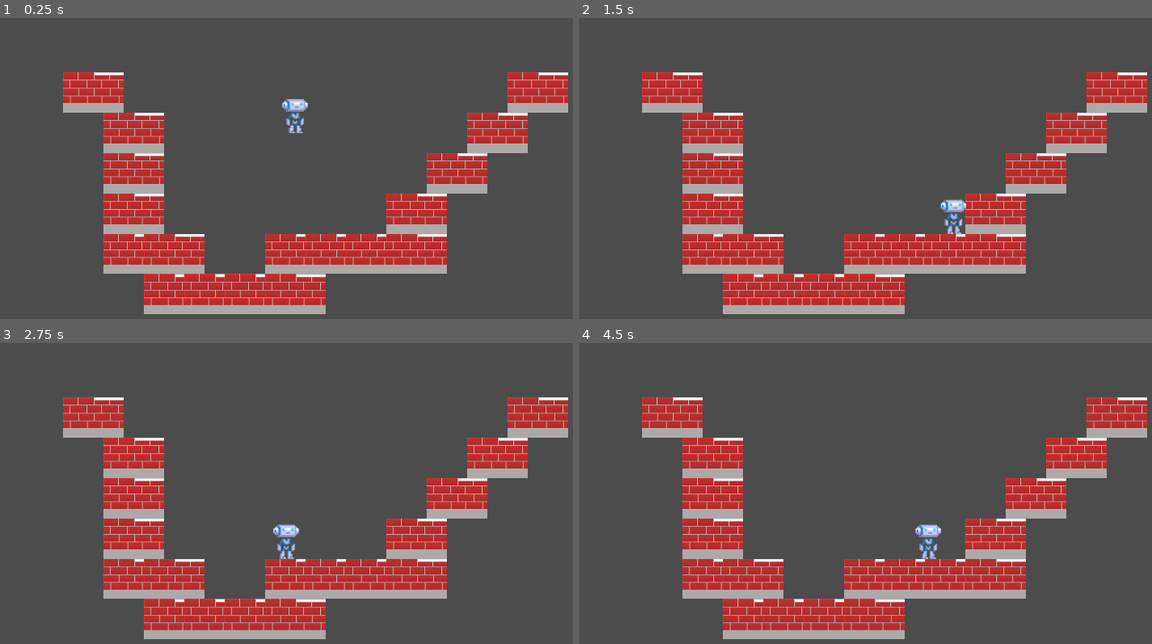
Above: before the commit, frames 1-4 (two rows, left to right).
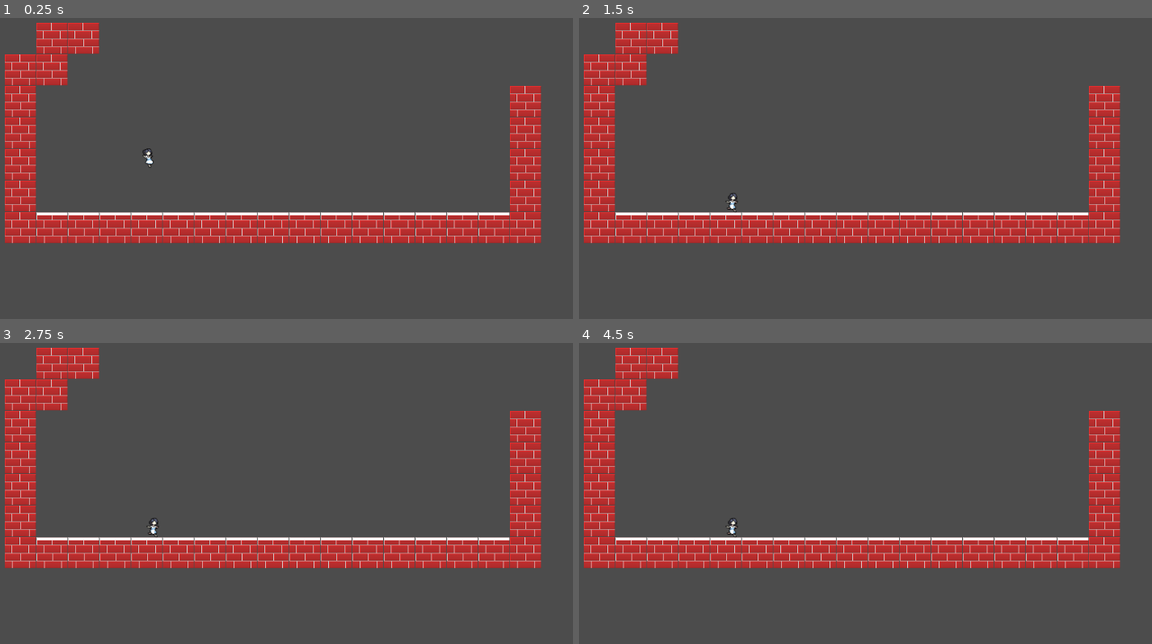
Above: after the commit, the same moments.

Repository: marcelo-lemos/Softwarrior
Game: Godot game, scene res://Maps/Map.tscn
The game is run twice, just before and just after one commit, with the same random seed, the same clock (stepped at 60 frames per second) and the same inputs. Before the commit the project starts from res://Nodes/Stages/TestStage.tscn.
Inputs:
- Up to frame 1 (0.25 s): no input
- Up to frame 2 (1.5 s): hold Right (ui_right) from 0.53 s (still down); tap X (attack, bound only after the commit) at 0.6 s; tap Z (jump, bound only after the commit) at 0.77, 0.8, 1.07, 1.35 s
- Up to frame 3 (2.75 s): tap Z (jump, bound only after the commit) at 1.52, 1.82, 2.3 s; tap X (attack, bound only after the commit) at 1.55, 2.1 s; tap Enter at 2 s; release Right (ui_right) at 2.03 s; hold Left (ui_left) from 2.03 s (still down)
- Up to frame 4 (4.5 s): release Left (ui_left) at 2.78 s; hold Right (ui_right) 2.78-4.28 s; tap X (attack, bound only after the commit) at 2.85, 4.35 s; tap Z (jump, bound only after the commit) at 3.02, 3.32, 3.6, 3.77, 4.07 s; tap Space at 4.25 s; hold Left (ui_left) from 4.28 s (still down)

The runs differ from the first frame. In frame 1, 34% of the frame differs, in the area x 0-100%, y 1-99%; in frame 2, 33%; in frame 3, 33%; in frame 4, 33%.
Error after the commit: Invalid call. Nonexistent function 'play' in base 'Nil'. (res://Nodes/Combat/Katana.gd:44)

Commit message:
inicio combate melee

Diff:
--- /dev/null
+++ b/game/Maps/Map.tscn
@@ -0,0 +1,89 @@
+[gd_scene load_steps=8 format=2]
+
+[ext_resource path="res://Maps/tileset.png" type="Texture" id=1]
+[ext_resource path="res://Nodes/Characters/Player/Player.tscn" type="PackedScene" id=2]
+
+[sub_resource type="ConvexPolygonShape2D" id=1]
+points = PoolVector2Array( 0, 0, 49, 0, 49, 49, 0, 49 )
+
+[sub_resource type="ConvexPolygonShape2D" id=2]
+points = PoolVector2Array( 0, 47.8125, 0.416687, 1.97919, 47.6389, 48.507 )
+
+[sub_resource type="ConvexPolygonShape2D" id=3]
+points = PoolVector2Array( 48.0278, 47.8125, 0, 47.8125, 48.7222, 0.590302 )
+
+[sub_resource type="ConvexPolygonShape2D" id=4]
+points = PoolVector2Array( 0, 0, 49, 0, 49, 49, 0, 49 )
+
+[sub_resource type="TileSet" id=5]
+0/name = "tileset.png 0"
+0/texture = ExtResource( 1 )
+0/tex_offset = Vector2( 0, 0 )
+0/modulate = Color( 1, 1, 1, 1 )
+0/region = Rect2( 0, 0, 49, 49 )
+0/tile_mode = 0
+0/occluder_offset = Vector2( 0, 0 )
+0/navigation_offset = Vector2( 0, 0 )
+0/shapes = [ {
+"autotile_coord": Vector2( 0, 0 ),
+"one_way": false,
+"one_way_margin": 1.0,
+"shape": SubResource( 1 ),
+"shape_transform": Transform2D( 1, 0, 0, 1, 0, 0 )
+} ]
+0/z_index = 0
+1/name = "tileset.png 1"
+1/texture = ExtResource( 1 )
+1/tex_offset = Vector2( 0, 0 )
+1/modulate = Color( 1, 1, 1, 1 )
+1/region = Rect2( 101, 0, 97, 51 )
+1/tile_mode = 2
+1/autotile/icon_coordinate = Vector2( 0, 0 )
+1/autotile/tile_size = Vector2( 49, 49 )
+1/autotile/spacing = 0
+1/autotile/occluder_map = [  ]
+1/autotile/navpoly_map = [  ]
+1/autotile/z_index_map = [  ]
+1/occluder_offset = Vector2( 0, 0 )
+1/navigation_offset = Vector2( 0, 0 )
+1/shapes = [ {
+"autotile_coord": Vector2( 1, 0 ),
+"one_way": false,
+"one_way_margin": 1.0,
+"shape": SubResource( 2 ),
+"shape_transform": Transform2D( 1, 0, 0, 1, 0, 0 )
+}, {
+"autotile_coord": Vector2( 0, 0 ),
+"one_way": false,
+"one_way_margin": 1.0,
+"shape": SubResource( 3 ),
+"shape_transform": Transform2D( 1, 0, 0, 1, 0, 0 )
+} ]
+1/z_index = 0
+2/name = "tileset.png 2"
+2/texture = ExtResource( 1 )
+2/tex_offset = Vector2( 0, 0 )
+2/modulate = Color( 1, 1, 1, 1 )
+2/region = Rect2( 49, 0, 49, 49 )
+2/tile_mode = 0
+2/occluder_offset = Vector2( 0, 0 )
+2/navigation_offset = Vector2( 0, 0 )
+2/shapes = [ {
+"autotile_coord": Vector2( 0, 0 ),
+"one_way": false,
+"one_way_margin": 1.0,
+"shape": SubResource( 4 ),
+"shape_transform": Transform2D( 1, 0, 0, 1, 0, 0 )
+} ]
+2/z_index = 0
+
+[node name="Map" type="Node"]
+
+[node name="TileMap" type="TileMap" parent="."]
+tile_set = SubResource( 5 )
+cell_size = Vector2( 50, 50 )
+format = 1
+tile_data = PoolIntArray( 1, 262162, 0, 65539, 0, 0, 65540, 0, 0, 131074, 0, 0, 131075, 0, 0, 196610, 0, 0, 196626, 0, 0, 262146, 0, 0, 262162, 0, 0, 327682, 0, 0, 327698, 0, 0, 393218, 0, 0, 393234, 0, 0, 458754, 0, 0, 458755, 2, 0, 458756, 2, 0, 458757, 2, 0, 458758, 2, 0, 458759, 2, 0, 458760, 2, 0, 458761, 2, 0, 458762, 2, 0, 458763, 2, 0, 458764, 2, 0, 458765, 2, 0, 458766, 2, 0, 458767, 2, 0, 458768, 2, 0, 458769, 2, 0, 458770, 0, 0 )
+
+[node name="Player" parent="." instance=ExtResource( 2 )]
+position = Vector2( 328.246, 237.836 )
--- /dev/null
+++ b/game/Nodes/Characters/BaseChar.tscn
@@ -0,0 +1,20 @@
+[gd_scene load_steps=3 format=2]
+
+[ext_resource path="res://Nodes/Characters/BaseController.gd" type="Script" id=1]
+
+[sub_resource type="CapsuleShape2D" id=1]
+
+[node name="BaseChar" type="KinematicBody2D" groups=[
+"character",
+]]
+collision_layer = 4
+script = ExtResource( 1 )
+
+[node name="Sprite" type="AnimatedSprite" parent="."]
+
+[node name="Node2D" type="Node2D" parent="."]
+
+[node name="Area2D" type="Area2D" parent="."]
+
+[node name="CollisionShape2D" type="CollisionShape2D" parent="Area2D"]
+shape = SubResource( 1 )
--- /dev/null
+++ b/game/Nodes/Characters/BaseController.gd
@@ -0,0 +1,22 @@
+extends KinematicBody2D
+
+const SLOPE_SLIDE_STOP = 25
+
+var linear_vel = Vector2()
+var floor_normal = Vector2.UP
+var gravity = 900.0 #talvez mudar
+var stateMachine : StateMachine
+onready var sprite = $Sprite
+#talvez o Raycast ainda vai ser util
+#onready var raycast_manager = $RaycastManager
+func _ready():
+	stateMachine = load("res://Scripts/StateMachine/StateMachine.gd").new(self,sprite)
+
+func move():
+	linear_vel = move_and_slide(linear_vel, floor_normal, SLOPE_SLIDE_STOP)
+
+func apply_gravity(delta):
+	linear_vel += gravity * delta * -floor_normal
+
+func _physics_process(delta):
+	stateMachine.update(delta)
--- /dev/null
+++ b/game/Nodes/Characters/Player/Player.tscn
@@ -0,0 +1,69 @@
+[gd_scene load_steps=11 format=2]
+
+[ext_resource path="res://Nodes/Characters/BaseChar.tscn" type="PackedScene" id=1]
+[ext_resource path="res://Nodes/Characters/Player/PlayerController.gd" type="Script" id=2]
+[ext_resource path="res://Assets/Mc/Selena-idle0000.png" type="Texture" id=3]
+[ext_resource path="res://Assets/Mc/Selena-walk0000.png" type="Texture" id=4]
+[ext_resource path="res://Assets/Mc/Selena-jump-up0000.png" type="Texture" id=5]
+[ext_resource path="res://Assets/Mc/Selena-jump-down0000.png" type="Texture" id=6]
+[ext_resource path="res://Nodes/Combat/Katana.tscn" type="PackedScene" id=7]
+
+[sub_resource type="SpriteFrames" id=1]
+animations = [ {
+"frames": [  ],
+"loop": true,
+"name": "empty",
+"speed": 5.0
+}, {
+"frames": [ ExtResource( 3 ) ],
+"loop": true,
+"name": "idle",
+"speed": 5.0
+}, {
+"frames": [  ],
+"loop": true,
+"name": "attack",
+"speed": 5.0
+}, {
+"frames": [ ExtResource( 4 ) ],
+"loop": true,
+"name": "walk",
+"speed": 5.0
+}, {
+"frames": [ ExtResource( 5 ) ],
+"loop": true,
+"name": "jump_up",
+"speed": 5.0
+}, {
+"frames": [ ExtResource( 6 ) ],
+"loop": true,
+"name": "jump_down",
+"speed": 5.0
+} ]
+
+[sub_resource type="RectangleShape2D" id=2]
+extents = Vector2( 7.117, 16.0842 )
+
+[sub_resource type="RectangleShape2D" id=3]
+extents = Vector2( 7.117, 16.0842 )
+
+[node name="Player" index="0" instance=ExtResource( 1 )]
+script = ExtResource( 2 )
+
+[node name="Sprite" parent="." index="0"]
+frames = SubResource( 1 )
+animation = "walk"
+
+[node name="CollisionShape2D" parent="Area2D" index="0"]
+position = Vector2( -1, 0 )
+shape = SubResource( 2 )
+
+[node name="StandShape" type="CollisionShape2D" parent="." index="3"]
+position = Vector2( -1, 0 )
+shape = SubResource( 3 )
+
+[node name="Camera2D" type="Camera2D" parent="." index="4"]
+
+[node name="Katana" parent="." index="5" instance=ExtResource( 7 )]
+position = Vector2( -2.06383, 2.47659 )
+scale = Vector2( 4.5331, 4.55247 )
--- /dev/null
+++ b/game/Nodes/Characters/Player/PlayerController.gd
@@ -0,0 +1,38 @@
+extends "res://Nodes/Characters/BaseController.gd"
+enum{RIGHT = 1, LEFT = -1, UP = -1, DOWN = 1}
+enum State{
+	WALK,
+	JUMP
+}
+
+const GROUND_LERP_WEIGTH = 0.3
+const AIR_LERP_WEIGTH = 0.08
+const PURE_WALK_SPEED = 160
+const AIR_MOVE_SPEED = 160
+const PURE_JUMP_MAX  = 380
+
+onready var animation_player = $AnimationPlayer
+onready var camera = $Camera2D
+onready var standing_hitbox : CollisionShape2D = $StandShape
+
+var jump_var_height = 100
+var player_state = State.WALK
+
+var afterAnimationState = "walk"
+var respawnPoint
+var game
+
+var walk_state = load("res://Scripts/StateMachine/PlayerState/PlayerWalkState.gd")
+var jump_state = load("res://Scripts/StateMachine/PlayerState/PlayerJumpState.gd")
+var attack_state = load("res://Scripts/StateMachine/PlayerState/PlayerAttackState.gd")
+
+func _ready():
+	._ready()
+	global.player = self
+	stateMachine.add_state(walk_state.new(),"walk")
+	stateMachine.add_state(jump_state.new(),"jump")
+	stateMachine.add_state(attack_state.new(), "attack")
+	stateMachine.change_state("walk")
+
+func jump(jump_height):
+	linear_vel.y = -jump_height
--- /dev/null
+++ b/game/Nodes/Combat/Katana.gd
@@ -0,0 +1,5 @@
+extends "res://Nodes/Combat/Weapon.gd"
+class_name Katana
+
+func _ready():
+	._ready()
--- /dev/null
+++ b/game/Nodes/Combat/Katana.tscn
@@ -0,0 +1,74 @@
+[gd_scene load_steps=5 format=2]
+
+[ext_resource path="res://Nodes/Combat/Weapon.tscn" type="PackedScene" id=1]
+[ext_resource path="res://Nodes/Combat/Katana.gd" type="Script" id=2]
+
+[sub_resource type="Animation" id=1]
+resource_name = "attack"
+length = 0.5
+step = 0.05
+tracks/0/type = "value"
+tracks/0/path = NodePath(".:rotation_degrees")
+tracks/0/interp = 1
+tracks/0/loop_wrap = true
+tracks/0/imported = false
+tracks/0/enabled = true
+tracks/0/keys = {
+"times": PoolRealArray( 0, 0.2, 0.25, 0.5, 0.75 ),
+"transitions": PoolRealArray( 0.5, 1, 1, 1, 1 ),
+"update": 0,
+"values": [ 144.768, -12.7444, 13.5077, 13.5077, 144.768 ]
+}
+tracks/1/type = "value"
+tracks/1/path = NodePath("CollisionPolygon2D:disabled")
+tracks/1/interp = 1
+tracks/1/loop_wrap = true
+tracks/1/imported = false
+tracks/1/enabled = true
+tracks/1/keys = {
+"times": PoolRealArray( 0, 0.2 ),
+"transitions": PoolRealArray( 1, 1 ),
+"update": 1,
+"values": [ true, false ]
+}
+
+[sub_resource type="Animation" id=2]
+resource_name = "idle"
+length = 0.5
+step = 0.05
+tracks/0/type = "value"
+tracks/0/path = NodePath(".:rotation_degrees")
+tracks/0/interp = 1
+tracks/0/loop_wrap = true
+tracks/0/imported = false
+tracks/0/enabled = true
+tracks/0/keys = {
+"times": PoolRealArray(  ),
+"transitions": PoolRealArray(  ),
+"update": 0,
+"values": [  ]
+}
+tracks/1/type = "value"
+tracks/1/path = NodePath("CollisionPolygon2D:disabled")
+tracks/1/interp = 1
+tracks/1/loop_wrap = true
+tracks/1/imported = false
+tracks/1/enabled = true
+tracks/1/keys = {
+"times": PoolRealArray(  ),
+"transitions": PoolRealArray(  ),
+"update": 1,
+"values": [  ]
+}
+
+[node name="Katana" instance=ExtResource( 1 )]
+rotation = 2.52668
+script = ExtResource( 2 )
+
+[node name="AnimationPlayer" parent="." index="0"]
+anims/attack = SubResource( 1 )
+anims/idle = SubResource( 2 )
+
+[node name="CollisionPolygon2D" parent="." index="1"]
+rotation = 0.390776
+disabled = true
--- /dev/null
+++ b/game/Nodes/Combat/Weapon.gd
@@ -0,0 +1,50 @@
+extends Area2D
+class_name Weapon
+
+enum State{IDLE, ATTACK}
+
+onready var animation_player = $AnimationPlayer
+var weapon_state = State.IDLE
+
+#sujeito a mudanças
+export(int) var damage = 1
+
+func _ready():
+	set_physics_process(false)
+
+
+func _physics_process(delta):
+	var overlapping_bodies = get_overlapping_bodies()
+	if not overlapping_bodies:
+		return
+
+	for body in overlapping_bodies:
+		if not body.is_in_group("character"):
+			continue
+		if is_owner(body):
+			continue
+
+		body.take_damage(damage)
+	set_physics_process(false)
+
+func is_owner(node):
+	return node.weapon_path == get_path()
+
+func _change_state(new_state):
+	weapon_state = new_state
+
+	# Initialize the new state
+	match new_state:
+		State.ATTACK:
+			set_physics_process(true)
+		State.IDLE:
+			set_physics_process(false)
+
+func attack():
+	animation_player.play("attack")
+	_change_state(State.ATTACK)
+
+func _on_AnimationPlayer_animation_finished(anim_name):
+	if anim_name == "attack":
+		_change_state(State.IDLE)
+		emit_signal("attack_finished")
--- /dev/null
+++ b/game/Nodes/Combat/Weapon.tscn
@@ -0,0 +1,70 @@
+[gd_scene load_steps=4 format=2]
+
+[ext_resource path="res://Nodes/Combat/Weapon.gd" type="Script" id=1]
+
+[sub_resource type="Animation" id=1]
+resource_name = "attack"
+tracks/0/type = "value"
+tracks/0/path = NodePath(".:rotation_degrees")
+tracks/0/interp = 1
+tracks/0/loop_wrap = true
+tracks/0/imported = false
+tracks/0/enabled = true
+tracks/0/keys = {
+"times": PoolRealArray( 0 ),
+"transitions": PoolRealArray( 1 ),
+"update": 0,
+"values": [ 157.553 ]
+}
+tracks/1/type = "value"
+tracks/1/path = NodePath("CollisionPolygon2D:disabled")
+tracks/1/interp = 1
+tracks/1/loop_wrap = true
+tracks/1/imported = false
+tracks/1/enabled = true
+tracks/1/keys = {
+"times": PoolRealArray( 0 ),
+"transitions": PoolRealArray( 1 ),
+"update": 1,
+"values": [ true ]
+}
+
+[sub_resource type="Animation" id=2]
+resource_name = "idle"
+tracks/0/type = "value"
+tracks/0/path = NodePath(".:rotation_degrees")
+tracks/0/interp = 1
+tracks/0/loop_wrap = true
+tracks/0/imported = false
+tracks/0/enabled = true
+tracks/0/keys = {
+"times": PoolRealArray( 0 ),
+"transitions": PoolRealArray( 1 ),
+"update": 0,
+"values": [ 157.553 ]
+}
+tracks/1/type = "value"
+tracks/1/path = NodePath("CollisionPolygon2D:disabled")
+tracks/1/interp = 1
+tracks/1/loop_wrap = true
+tracks/1/imported = false
+tracks/1/enabled = true
+tracks/1/keys = {
+"times": PoolRealArray( 0 ),
+"transitions": PoolRealArray( 1 ),
+"update": 1,
+"values": [ true ]
+}
+
+[node name="Weapon" type="Area2D"]
+rotation = 2.74981
+script = ExtResource( 1 )
+
+[node name="AnimationPlayer" type="AnimationPlayer" parent="."]
+anims/attack = SubResource( 1 )
+anims/idle = SubResource( 2 )
+
+[node name="CollisionPolygon2D" type="CollisionPolygon2D" parent="."]
+polygon = PoolVector2Array( 0.0905952, -0.372807, 2.14455, -2.11077, 2.81603, -2.26876, 0.367088, -0.175311 )
+
+[connection signal="animation_finished" from="AnimationPlayer" to="." method="_on_AnimationPlayer_animation_finished"]
--- /dev/null
+++ b/game/Scripts/StateMachine/PlayerState/BasePlayerState.gd
@@ -0,0 +1,62 @@
+extends "res://Scripts/StateMachine/State.gd"
+class_name BasePlayerState
+var animation_player
+func check_horizontal_direction():
+	if Input.is_action_pressed("ui_left"):
+		return Vector2.LEFT
+	elif Input.is_action_pressed("ui_right"):
+		return Vector2.RIGHT
+	return Vector2.ZERO
+
+func check_vertical_direction():
+	if Input.is_action_pressed("ui_up"):
+		print("UP IS BEING PRESSED")
+		return Vector2.UP
+	elif Input.is_action_pressed("ui_down"):
+		print("DOWN IS BEING PRESSED")
+		return Vector2.DOWN
+	return Vector2.ZERO
+
+func check_direction():
+	return check_horizontal_direction() + check_vertical_direction()
+
+func check_direction_normalized():
+	return check_direction().normalized()
+
+func check_jump_cut(jump_height):
+	if body.linear_vel.y < -jump_height:
+		body.linear_vel.y = -jump_height
+
+func check_jump(jump_height, check_floor = true):
+	if(Input.is_action_just_pressed("jump")):
+		print("Jumping...")
+		body.jump(jump_height)
+		#animation_player.play("Stretch")
+		machine.change_state("jump")
+		return true
+	if(!body.is_on_floor() and check_floor):
+		machine.change_state("jump")
+		return true
+
+func check_attack():
+	if(Input.is_action_just_pressed("attack")):
+		print("Attacking...")
+		machine.change_state("attack")
+
+func state_enter():
+	sprite.flip_v = false
+	animation_player = body.animation_player
+	#sprite.flip_h = false
+	body.floor_normal = Vector2.UP
+
+func check_sprite_dir():
+	if body.linear_vel.x > 0:
+		sprite.flip_h = false
+	elif body.linear_vel.x < 0:
+		sprite.flip_h = true
+
+func check_sprite_dir_v():
+	if body.linear_vel.y > 0:
+		sprite.flip_v = true
+	elif body.linear_vel.y < 0:
+		sprite.flip_v = false
--- /dev/null
+++ b/game/Scripts/StateMachine/PlayerState/PlayerAttackState.gd
@@ -0,0 +1,18 @@
+extends "res://Scripts/StateMachine/PlayerState/BasePlayerState.gd"
+class_name PlayerAttackState
+
+var katana = load("res://Nodes/Combat/Katana.gd").new()
+
+func update(delta):
+	.update(delta)
+	#katana = load("res://Nodes/Combat/Weapon.gd").new()
+	print(katana.damage)
+
+	katana.attack()
+
+func state_enter():
+	print("Attack state entered")
+	.state_enter()
+
+func state_exit():
+	.state_exit()
--- /dev/null
+++ b/game/Scripts/StateMachine/PlayerState/PlayerJumpState.gd
@@ -0,0 +1,25 @@
+extends "res://Scripts/StateMachine/PlayerState/BasePlayerState.gd"
+
+class_name PlayerJumpState
+func update(delta) :
+	.update(delta)
+	var hvel = check_horizontal_direction() * body.AIR_MOVE_SPEED
+	body.linear_vel.x = lerp(body.linear_vel.x,hvel.x,0.15)
+	body.move()
+	body.apply_gravity(delta)
+	if(Input.is_action_just_released("jump")):
+		check_jump_cut(body.jump_var_height)
+	if(body.is_on_floor()):
+		machine.change_state("walk")
+	check_sprite_dir()
+	if body.linear_vel.y <= 0:
+		sprite.animation = "jump_up"
+	else:
+		sprite.animation = "jump_down"
+func state_enter():
+	print("Jump state entered!")
+	.state_enter()
+
+func state_exit():
+	#animation_player.play("Squash")
+	.state_exit()
--- /dev/null
+++ b/game/Scripts/StateMachine/PlayerState/PlayerWalkState.gd
@@ -0,0 +1,24 @@
+extends "res://Scripts/StateMachine/PlayerState/BasePlayerState.gd"
+class_name PlayerWalkState
+
+func update(delta):
+	.update(delta)
+	body.linear_vel.y = 0
+	body.apply_gravity(delta)
+	var hvel = check_horizontal_direction() * body.PURE_WALK_SPEED
+	body.linear_vel.x = lerp(body.linear_vel.x,hvel.x,0.25)
+	body.move()
+	check_jump(body.PURE_JUMP_MAX)
+	check_attack()
+	if hvel.x == 0:
+		sprite.animation = "idle"
+	else:
+		sprite.animation = "walk"
+	check_sprite_dir()
+
+func state_enter():
+	print("Walk state entered")
+	.state_enter()
+
+func state_exit():
+	.state_exit()
--- /dev/null
+++ b/game/Scripts/StateMachine/State.gd
@@ -0,0 +1,14 @@
+extends Object
+class_name State
+
+var body
+var sprite
+var machine
+var controller
+
+func update(delta):
+	pass
+func state_enter():
+	pass
+func state_exit():
+	pass
--- /dev/null
+++ b/game/Scripts/StateMachine/StateMachine.gd
@@ -0,0 +1,38 @@
+extends Object
+class_name StateMachine
+
+var body
+var sprite
+var states = {}
+var current_state : State
+
+func _init(body, sprite):
+	self.body = body
+	self.sprite = sprite
+	self.add_state(load("res://Scripts/StateMachine/State.gd").new(),"empty")
+	self.change_state("empty")
+
+func add_state(state, key):
+	state.body = body
+	state.sprite = sprite
+	state.machine = self
+	states[key] = state
+	if current_state == null:
+		change_state(key)
+
+func update(delta):
+	if(current_state != null):
+		current_state.update(delta)
+
+func change_state(next):
+	if states.has(next):
+		if current_state != null:
+			current_state.state_exit()
+		current_state = states[next]
+		current_state.sprite.animation = next
+		current_state.state_enter()
+	else:
+		print(next + " is not a valid state.")
+
+func is_state(key):
+	return current_state == states[key]
--- /dev/null
+++ b/game/global.gd
@@ -0,0 +1,3 @@
+extends Node
+
+var player
--- a/game/project.godot
+++ b/game/project.godot
@@ -9,26 +9,79 @@
 config_version=4
 
 _global_script_classes=[ {
-"base": "HBoxContainer",
-"class": "Scoreline",
+"base": "Object",
+"class": "BasePlayerState",
 "language": "GDScript",
-"path": "res://Nodes/UI/Scoreline.gd"
+"path": "res://Scripts/StateMachine/PlayerState/BasePlayerState.gd"
+}, {
+"base": "Area2D",
+"class": "Katana",
+"language": "GDScript",
+"path": "res://Nodes/Combat/Katana.gd"
+}, {
+"base": "Object",
+"class": "PlayerAttackState",
+"language": "GDScript",
+"path": "res://Scripts/StateMachine/PlayerState/PlayerAttackState.gd"
+}, {
+"base": "Object",
+"class": "PlayerJumpState",
+"language": "GDScript",
+"path": "res://Scripts/StateMachine/PlayerState/PlayerJumpState.gd"
+}, {
+"base": "Object",
+"class": "PlayerWalkState",
+"language": "GDScript",
+"path": "res://Scripts/StateMachine/PlayerState/PlayerWalkState.gd"
+}, {
+"base": "Object",
+"class": "State",
+"language": "GDScript",
+"path": "res://Scripts/StateMachine/State.gd"
+}, {
+"base": "Object",
+"class": "StateMachine",
+"language": "GDScript",
+"path": "res://Scripts/StateMachine/StateMachine.gd"
+}, {
+"base": "Area2D",
+"class": "Weapon",
+"language": "GDScript",
+"path": "res://Nodes/Combat/Weapon.gd"
 } ]
 _global_script_class_icons={
-"Scoreline": ""
+"BasePlayerState": "",
+"Katana": "",
+"PlayerAttackState": "",
+"PlayerJumpState": "",
+"PlayerWalkState": "",
+"State": "",
+"StateMachine": "",
+"Weapon": ""
 }
 
 [application]
 
-config/name="Softwarrior"
-run/main_scene="res://Nodes/Stages/TestStage.tscn"
+config/name="SoftwarriorLocal"
+run/main_scene="res://Maps/Map.tscn"
 config/icon="res://icon.png"
 
-[display]
+[autoload]
 
-window/dpi/allow_hidpi=true
-window/stretch/mode="2d"
-window/stretch/aspect="keep"
+global="*res://global.gd"
+
+[input]
+
+jump={
+"deadzone": 0.5,
+"events": [ Object(InputEventKey,"resource_local_to_scene":false,"resource_name":"","device":0,"alt":false,"shift":false,"control":false,"meta":false,"command":false,"pressed":false,"scancode":90,"unicode":0,"echo":false,"script":null)
+ ]
+}
+attack={
+"deadzone": 0.5,
+"events": [ Object(InputEventKey,"resource_local_to_scene":false,"resource_name":"","device":0,"alt":false,"shift":false,"control":false,"meta":false,"command":false,"pressed":false,"scancode":88,"unicode":0,"echo":false,"script":null)
+ ]
+}
 
 [rendering]
 
Binary file added: game/Assets/Mc/Selena-idle0000.png
Not shown, changed: game/Assets/Mc/Selena-idle0000.png.import
Binary file added: game/Assets/Mc/Selena-jump-down0000.png
Not shown, added: game/Assets/Mc/Selena-jump-down0000.png.import
Binary file added: game/Assets/Mc/Selena-jump-up0000.png
Not shown, added: game/Assets/Mc/Selena-jump-up0000.png.import
Binary file added: game/Assets/Mc/Selena-walk0000.png
Not shown, changed: game/Assets/Mc/Selena-walk0000.png.import
Binary file removed: game/Assets/Sprites/char.png
Renamed: game/Assets/Sprites/tileset.png -> game/Maps/tileset.png
Not shown, added: game/Maps/tileset.png.import
